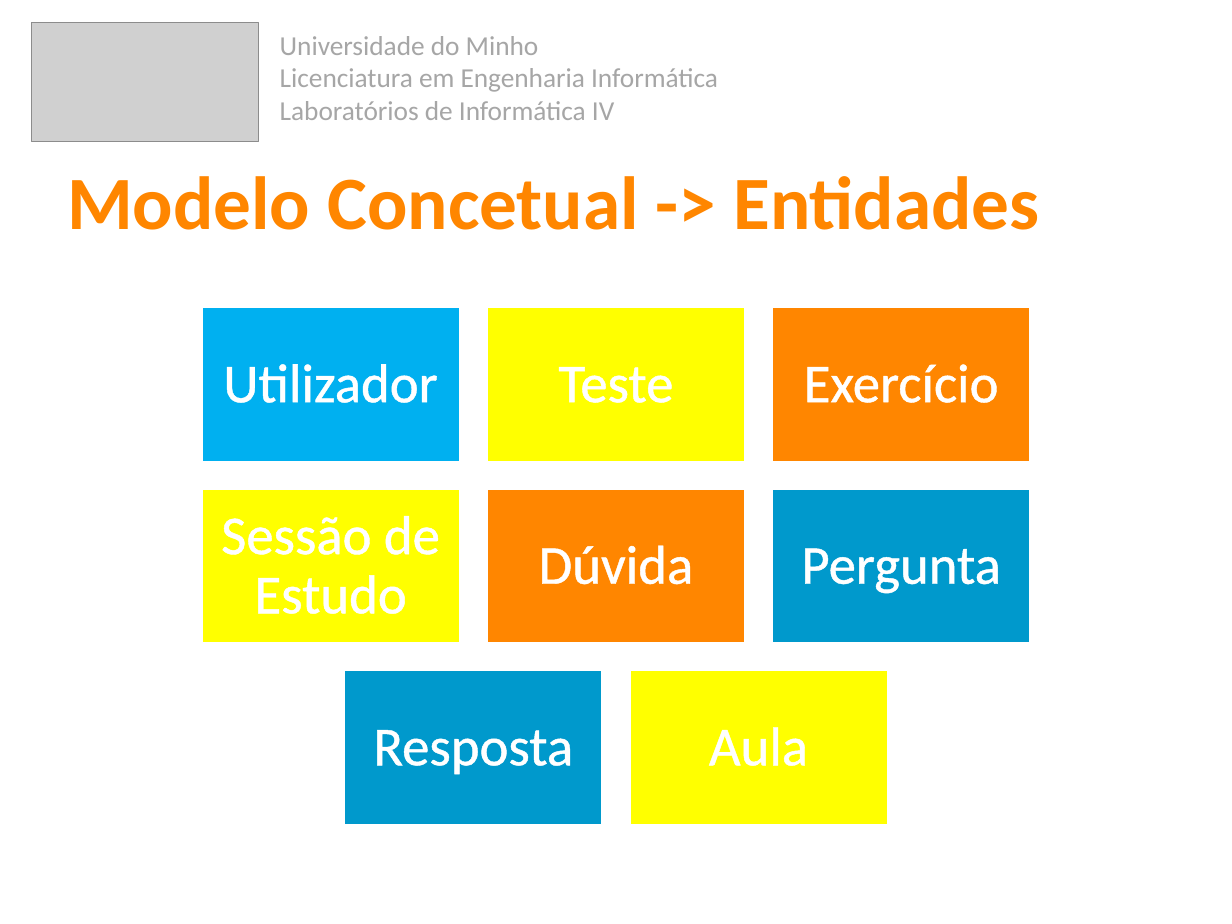
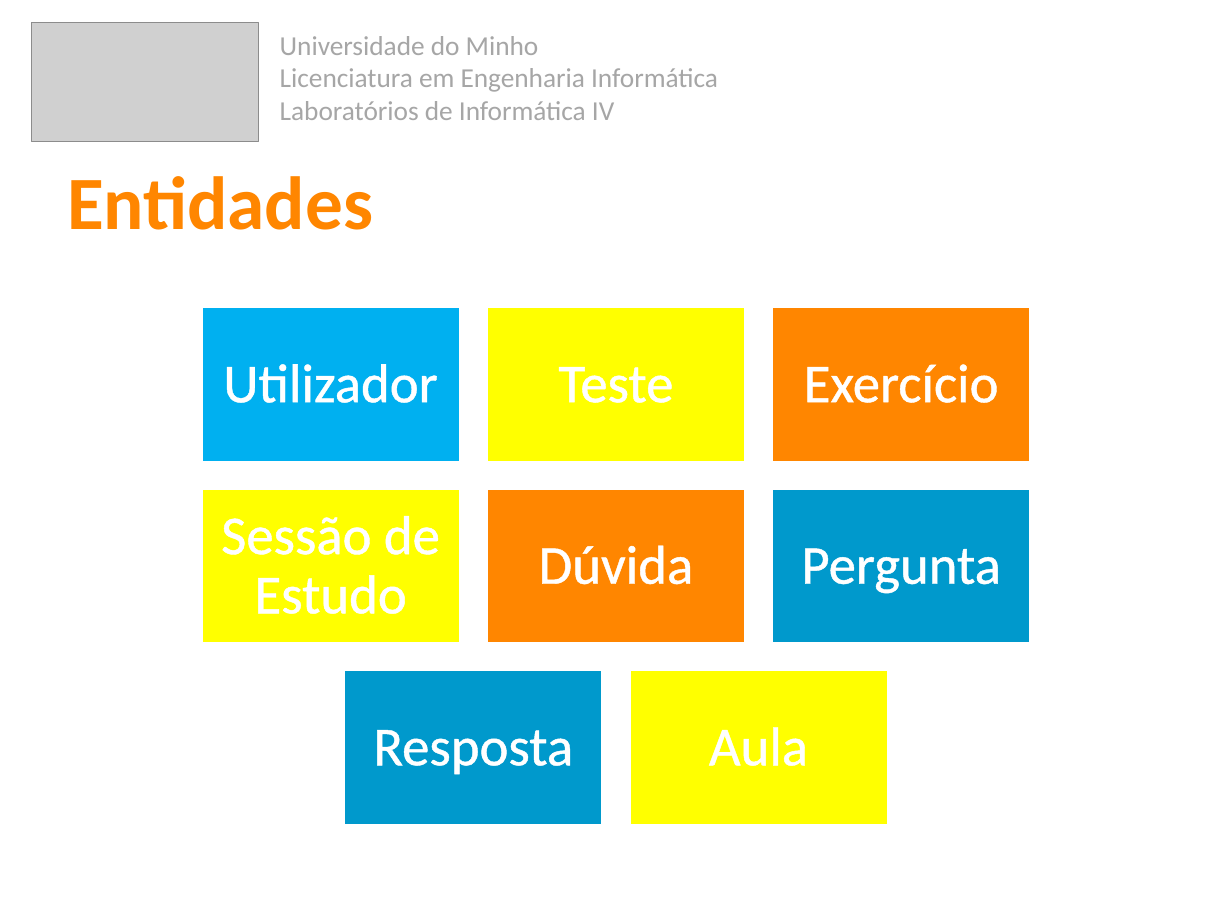
Before and after one commit to 7patricia/Aprende-com-os-Minions, a slide deck: slide 17 of 2ª Fase/Aprsentação_Fase2.pptx (slide 14 before the commit). Drawn at 1232x924 pixels with LibreOffice and Linux fonts; fonts in the diff are those of the drawing; grey boxes stand for pictures. Boxes give left, top, right and bottom in pixels: in the first picture for what was removed or moved away, otherwise in the second. Text is boxed around its words. In the diff, an @@ line names an element or a change of style, - is before the commit and + after.

```diff
--- a/2ª Fase/Aprsentação_Fase2.pptx
+++ b/2ª Fase/Aprsentação_Fase2.pptx
@@ text at bbox=[67, 176, 373, 230]: text changed @@
-Modelo Concetual -> Entidades
+Entidades
```
Also in this commit, not shown: 3 other slides changed, 4 slides added.
